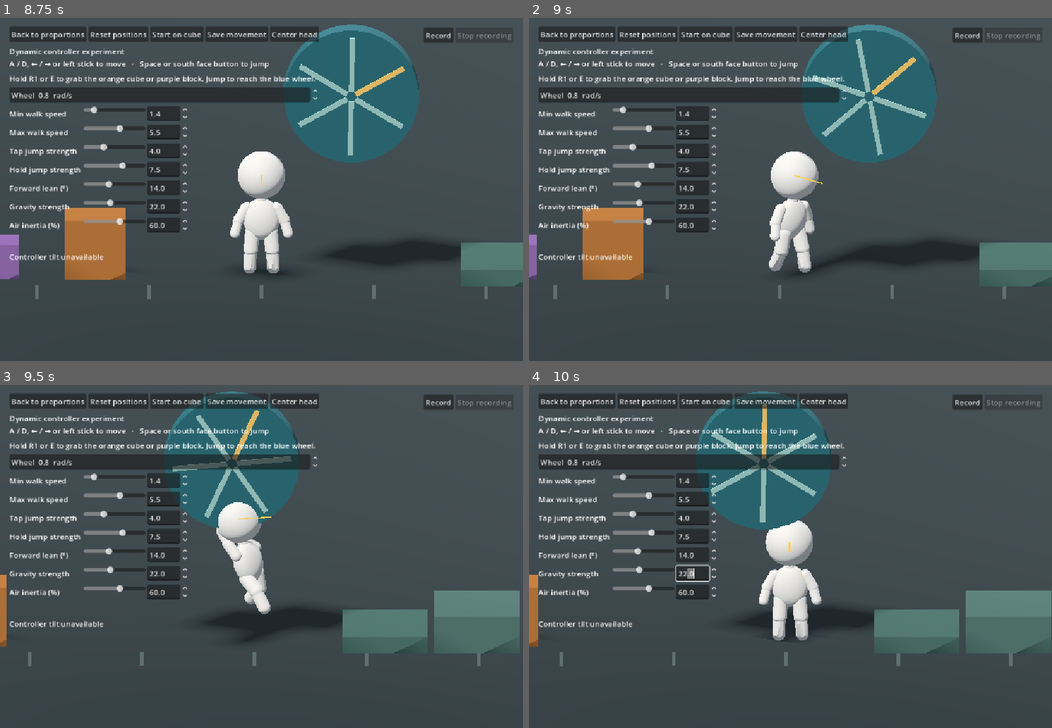
Above: before the commit, frames 1-4 (two rows, left to right).
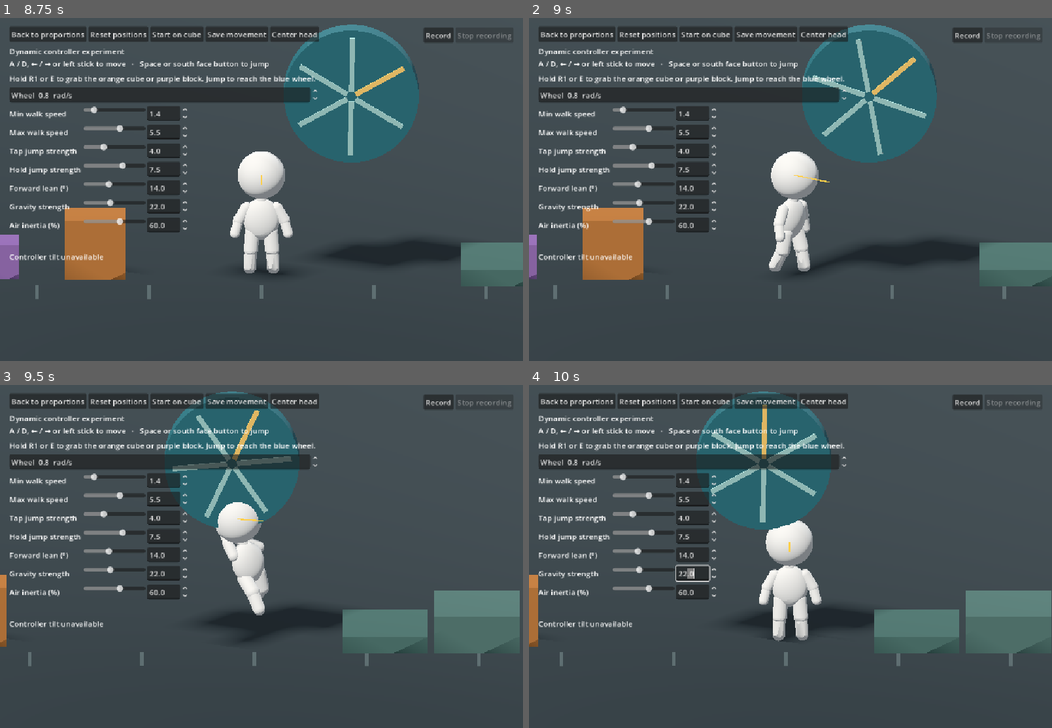
Above: after the commit, the same moments.

Repository: mdlvr1w/creation-game
Game: Godot game, scene res://game/mannequin_view.tscn
The game is run twice, just before and just after one commit, with the same random seed, the same clock (stepped at 60 frames per second) and the same inputs.
Inputs (mouse positions are in pixels of both pictures, inside the frame that each line leads up to):
- Up to frame 1 (8.75 s): click "Front" at 0.5 s; click "Three-quarter" at 1.25 s; click "Side" at 2 s; click "Try movement" at 2.75 s; click "Start on cube" at 3.5 s; click "Start on cube" at 4.25 s; click "Center head" at 5 s; click "Record" at 5.75 s; click "Stop recording" at 6.5 s; click "Back to proportions" at 7.25 s; click "Try dynamic movement" at 8 s
- Up to frame 2 (9 s): tap Enter at 8.75 s; move the mouse to (905, 172) at 8.77 s; hold D from 8.78 s (still down); hold E from 8.78 s (still down); click (905, 172) at 8.92 s
- Up to frame 3 (9.5 s): keep holding D; keep holding E; tap Space at 9.02 s
- Up to frame 4 (10 s): release D at 9.5 s; release E at 9.5 s; drag from (685, 573) to (764, 625) at 9.52 s

Frame 1 is identical in both runs. In frame 2, 0.5% of the frame differs, in the area x 45-58%, y 38-75%; in frame 3, 0.5%; in frame 4, less than 0.1%.

Commit message:
Restore object-facing push and backward pull

Diff:
--- a/game/dynamic_mannequin_controller.gd
+++ b/game/dynamic_mannequin_controller.gd
@@ -97,7 +97,8 @@
 	var visual_velocity := linear_velocity
 	if is_on_floor():
 		visual_velocity.x -= support_velocity.x
-	motion.animate(delta, visual_velocity, is_on_floor(), settings.values.max_speed, settings.values.lean_degrees, direction)
+	motion.animate(delta, visual_velocity, is_on_floor(), settings.values.max_speed, settings.values.lean_degrees,
+		direction, target_speed())
 
 
 func update_physical_crouch(delta: float) -> void:
@@ -187,9 +188,13 @@
 		support_relative_y = state.linear_velocity.y - support_velocity.y
 
 
+func target_speed() -> float:
+	return signf(direction) * lerpf(settings.values.min_speed, settings.values.max_speed, absf(direction))
+
+
 func apply_drive(state: PhysicsDirectBodyState3D) -> void:
 	var tuning := settings.values
-	last_drive_speed = signf(direction) * lerpf(tuning.min_speed, tuning.max_speed, absf(direction))
+	last_drive_speed = target_speed()
 	if not is_on_floor() and (held_cube != null or (grip_launch and is_zero_approx(direction))):
 		last_drive_impulse = Vector3.ZERO
 		return
@@ -331,11 +336,9 @@
 	grip_normal = held_cube.global_basis.inverse() * best.normal
 	grip_clearance = (motion.hand_radius("Left") + motion.hand_radius("Right")) * 0.5
 	motion.grip_normal = grip_normal
-	motion.grip_side = signf(best.position.x - global_position.x)
-	if is_zero_approx(motion.grip_side):
-		motion.grip_side = motion.facing
-	motion.grip_start_yaw = motion.rotation.y
-	motion.grip_lateral = Vector3.FORWARD
+	# Keep the visual contact offsets fixed in surface space while the body turns.
+	var lateral := held_cube.global_basis.inverse() * Vector3.BACK
+	motion.grip_lateral = (lateral - grip_normal * lateral.dot(grip_normal)).normalized()
 	angular_damp = 1.4
 
 
--- a/game/figurine_motion.gd
+++ b/game/figurine_motion.gd
@@ -42,7 +42,8 @@
 		lean_axes.append(rest[hip].origin - rest[hip].basis.y * (mesh.height * 0.5 - mesh.radius))
 
 
-func animate(delta: float, velocity: Vector3, grounded: bool, max_speed: float, max_lean: float, direction: float) -> void:
+func animate(delta: float, velocity: Vector3, grounded: bool, max_speed: float, max_lean: float,
+		direction: float, intent_speed := 0.0) -> void:
 	var speed := absf(velocity.x)
 	var pace := clampf(speed / max_speed, 0.0, 1.0)
 	stride = move_toward(stride, pace if grounded else 0.0, delta * 5.0)
@@ -52,12 +53,6 @@
 	if grabbing:
 		reach_cube = grip_cube
 	grip_blend = move_toward(grip_blend, 1.0 if grabbing else 0.0, delta * 7.0)
-	if grounded:
-		var stride_speed := velocity.x * grip_side if grabbing else speed
-		phase = fposmod(phase + stride_speed * delta * 2.2, TAU)
-	if shared_hold and not grounded:
-		stride = move_toward(stride, absf(direction), delta * 6.0)
-		phase = fposmod(phase + direction * delta * 8.0, TAU)
 	if speed > 0.12:
 		facing = signf(velocity.x)
 	var turn_extent := lerpf(0.22, 1.05, maxf(pace, air_pose * 0.65))
@@ -67,21 +62,34 @@
 	head_look = head_look.lerp(head_look_target, 1.0 - exp(-delta * 12.0))
 	var look_yaw := head_look.y * BODY_LOOK_SHARE
 	var yaw := turn + look_yaw
+	var attachment_side := grip_side
 	if shared_attachment:
-		var carried_turn := signf(travel_speed) * PI * 0.5 * smoothstep(0.2, max_speed, absf(travel_speed))
-		yaw = carried_turn + look_yaw
-		if not grounded:
-			yaw += direction * AIR_STEERING_POSE_SHARE * (1.0 - absf(carried_turn) / (PI * 0.5))
+		var attachment := Vector3.ZERO
+		if shared_hold:
+			var shoulder := (rest_shoulder("Left") + rest_shoulder("Right")) * 0.5
+			attachment = grip_cube.to_global(grip_anchor) - get_parent().to_global(shoulder - Vector3.UP * physical_crouch)
+			attachment_side = signf(attachment.x)
+		yaw = shared_facing_yaw(velocity.x, intent_speed, direction, grounded, max_speed, attachment, look_yaw)
 	elif grabbing:
 		var anchor_offset := grip_cube.to_global(grip_anchor) - global_position
 		var lateral_weight := smoothstep(0.25, 0.55, absf(anchor_offset.x))
 		yaw = lerp_angle(grip_start_yaw, signf(anchor_offset.x) * PI * 0.5, lateral_weight)
 	rotation.y = lerp_angle(rotation.y, yaw, 1.0 - exp(-delta * 17.0))
 
+	if grounded:
+		var stride_speed := speed
+		if grabbing:
+			# Project the travel onto the visual forward axis, including when it faces against travel.
+			stride_speed = velocity.x * sin(rotation.y) if shared_hold else velocity.x * grip_side
+		phase = fposmod(phase + stride_speed * delta * 2.2, TAU)
+	if shared_hold and not grounded:
+		stride = move_toward(stride, absf(direction), delta * 6.0)
+		phase = fposmod(phase + direction * delta * 8.0, TAU)
+
 	var target_lean := deg_to_rad(max_lean) * pow(pace, 0.72) if grounded else 0.0
 	if grabbing and grounded:
 		# Input contributes effort even before a heavy object starts to move.
-		var effort := direction * grip_side
+		var effort := direction * attachment_side
 		var load := 0.82 * absf(effort) + 0.18 * pace
 		target_lean = deg_to_rad(max_lean) * load * signf(effort)
 	lean = lerpf(lean, target_lean, 1.0 - exp(-delta * 10.0))
@@ -121,6 +129,26 @@
 
 		if grip_blend > 0.0 and is_instance_valid(reach_cube):
 			reach_for_cube(side, body_lean)
+
+
+func shared_facing_yaw(relative_speed: float, intent_speed: float, direction: float, grounded: bool,
+		max_speed: float, attachment: Vector3, look_yaw: float) -> float:
+	var half_turn := PI * 0.5
+	var travel_weight := smoothstep(0.2, max_speed, absf(travel_speed))
+	var steering := direction * AIR_STEERING_POSE_SHARE
+	var travel_yaw := lerpf(steering, signf(travel_speed) * half_turn, travel_weight)
+
+	# Supported motion within the requested speed keeps its facing through reversals.
+	# Platform travel and motion beyond that speed still turn the body.
+	var drive_speed := absf(intent_speed)
+	var driven_speed := clampf(relative_speed, -drive_speed, drive_speed) if grounded else 0.0
+	var carried_weight := smoothstep(0.2, max_speed, absf(travel_speed - driven_speed))
+	var attachment_width := smoothstep(0.08, 0.30, absf(attachment.x))
+	var lateral_fraction := absf(attachment.x) / maxf(attachment.length(), 0.001)
+	var alignment := attachment_width * smoothstep(0.15, 0.65, lateral_fraction)
+	var footing_weight := 1.0 if grounded else 0.20
+	var grip_weight := alignment * footing_weight * (1.0 - carried_weight)
+	return lerpf(travel_yaw + look_yaw, signf(attachment.x) * half_turn, grip_weight)
 
 
 func supported_reach_pose(delta: float, grounded: bool, hip_center: Vector3) -> Transform3D:
@@ -160,9 +188,7 @@
 func hand_contact(shoulder_x: float, radius: float) -> Vector3:
 	var contact_local := grip_anchor + grip_normal * radius
 	if shared_attachment:
-		var tangent := reach_cube.global_basis.inverse() * model.global_basis.x.normalized()
-		tangent -= grip_normal * tangent.dot(grip_normal)
-		contact_local += tangent.normalized() * clampf(shoulder_x, -0.08, 0.08)
+		contact_local += grip_lateral * clampf(shoulder_x, -0.08, 0.08)
 	else:
 		contact_local += grip_lateral * clampf(shoulder_x, -0.33, 0.33)
 	return reach_cube.to_global(contact_local)
--- a/tests/dynamic_movement_test.gd
+++ b/tests/dynamic_movement_test.gd
@@ -74,6 +74,7 @@
 	check(player.position.x < start_x - 0.12, "a moving cube can still carry the figurine")
 	await check_quiet_acquisition()
 	await check_close_cube_release()
+	await check_grab_facing()
 	await check_off_center_ride()
 	await check_gentle_wheel_catch()
 	await check_slow_wheel_footing()
@@ -117,6 +118,33 @@
 	await frames(6, -1.0)
 	check(player.held_cube == null and absf(player.position.y - before_release) < 0.08
 		and player.is_on_floor(), "releasing during a close push keeps the body on the ground")
+
+
+func check_grab_facing() -> void:
+	var player = preview.player
+	var cube = preview.cube
+	for side in [-1.0, 1.0]:
+		preview.reset_sandbox()
+		cube.position.x = side * 1.23
+		await frames(24)
+		await frames(20, 0.0, false, true)
+		var anchor: Vector3 = player.grip_anchor
+		await frames(24, side, false, true)
+		check(player.velocity.x * side > 0.7 and player.motion.rotation.y * side > 1.4,
+			"pushing moves toward the cube while facing it")
+		await frames(26, -side, false, true)
+		var phase: float = player.motion.phase
+		await frames(1, -side, false, true)
+		check(player.velocity.x * side < -0.7 and player.motion.rotation.y * side > 1.4
+			and angle_difference(phase, player.motion.phase) < 0.0,
+			"pulling faces the cube and walks backward")
+		var least_facing := PI * 0.5
+		for frame in 8:
+			await frames(1, side, false, true)
+			least_facing = minf(least_facing, player.motion.rotation.y * side)
+		check(least_facing > 1.4, "reversing a pull into a push keeps facing the cube")
+		check(player.held_cube == cube and player.grip_anchor == anchor and player.motion.hand_error() < 0.08,
+			"turning and reversing keep the same grip and visible hand contacts")
 
 
 func check_off_center_ride() -> void:
@@ -232,6 +260,9 @@
 	var anchor: Vector3 = player.grip_anchor
 	var slow_roll := 0.0
 	var fast_roll := 0.0
+	var slow_yaw := 0.0
+	var fast_yaw := 0.0
+	var steady_slow_frames := 0
 	var body_top := 0.0
 	var lateral_span := Vector2.ZERO
 	var hand_error := 0.0
@@ -241,6 +272,15 @@
 		await wheel_frame(frame < 26)
 		if frame > 6 and player.held_cube == wheel:
 			hand_error = maxf(hand_error, player.motion.hand_error())
+		var lateral_speed: float = player.velocity.x
+		if frame < 550 and not player.is_on_floor() and absf(lateral_speed) < 1.2:
+			steady_slow_frames += 1
+			if steady_slow_frames > 8:
+				slow_yaw = maxf(slow_yaw, absf(player.motion.rotation.y))
+		else:
+			steady_slow_frames = 0
+		if frame > 570 and not player.is_on_floor() and absf(lateral_speed) > 2.4:
+			fast_yaw = maxf(fast_yaw, player.motion.rotation.y * signf(lateral_speed))
 		if frame < 550:
 			slow_roll = maxf(slow_roll, absf(player.rotation.z))
 			body_top = maxf(body_top, player.position.y)
@@ -255,6 +295,8 @@
 		"the wheel and the held point are centered on the movement plane")
 	check(body_top > wheel.position.y - 0.65 and lateral_span.x < -0.5 and lateral_span.y > 0.5,
 		"the body rises and is carried around both sides of the axle")
+	check(slow_yaw > 0.0 and slow_yaw < 0.65 and fast_yaw > 1.0,
+		"without input the body turns farther with faster lateral carry")
 	check(slow_roll > 0.04 and fast_roll > 0.12, "the body visibly responds at both wheel speeds")
 	check(hand_error < 0.08, "the visible forearm stays at the rim")
 
